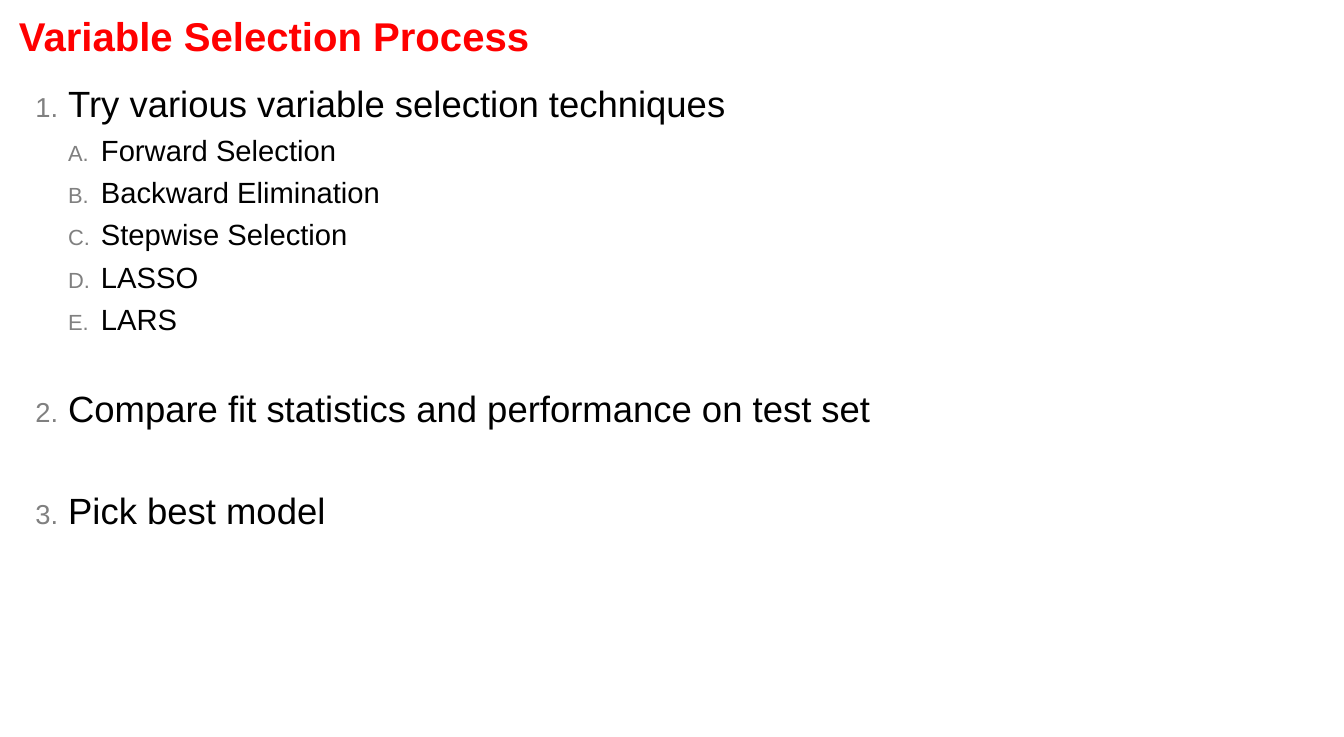
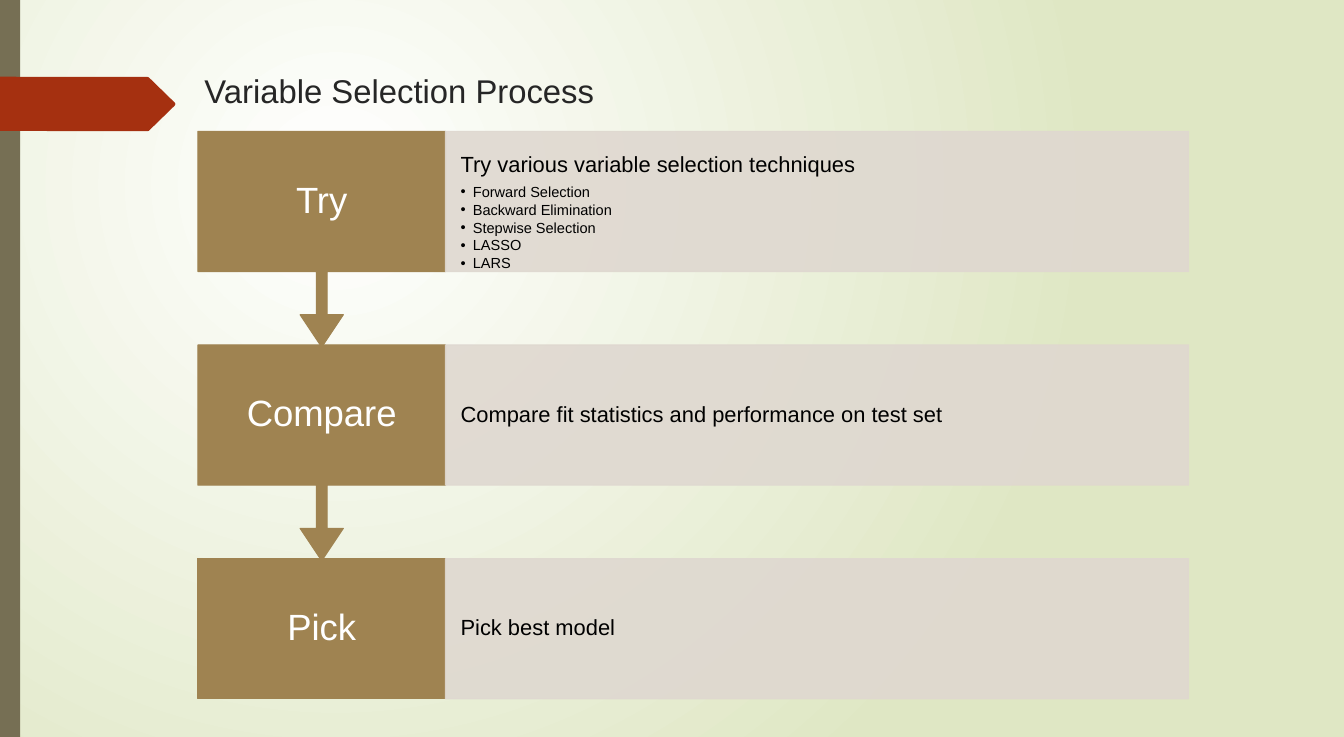
Before and after one commit to ngupta23/DS6372-PredictingPerformanceIntegratedCircuits1, a slide deck: slide 15 of Presentation/MSDS6372_Project1_Presentation.pptx. Drawn at 1344x737 pixels with LibreOffice and Linux fonts; fonts in the diff are those of the drawing. Boxes give left, top, right and bottom in pixels: in the first picture for what was removed or moved away, otherwise in the second. Text is boxed around its words. In the diff, an @@ line names an element or a change of style, - is before the commit and + after.

```diff
--- a/Presentation/MSDS6372_Project1_Presentation.pptx
+++ b/Presentation/MSDS6372_Project1_Presentation.pptx
@@ background #FFFFFF to gradient #FFFFFF to #DFE8C4 @@
@@ rectangle added at [0, 0, 1344, 737], fill gradient #FFFFFF to #DFE8C4 @@
@@ rectangle added at [0, 0, 20, 737], fill #766F54 @@
@@ freeform shape added at [0, 77, 175, 131], fill #A53010 @@
@@ title "Variable Selection Process": place and size @@
-title "Variable Selection Process" at [19, 22, 529, 52]
+title "Variable Selection Process" at [204, 79, 595, 104]
@@ title "Variable Selection Process" at [204, 79, 595, 104]: size 44 to 36 pt, text colour #FF0000 to #262626, bold off; line spacing 0.85 to 1; vertical alignment middle to top @@
@@ text removed at [68, 90, 870, 525] @@
-1. Try various variable selection techniques
-  A. Forward Selection
-  B. Backward Elimination
-  C. Stepwise Selection
-  D. LASSO
-  E. LARS
-2. Compare fit statistics and performance on test set
-3. Pick best model
@@ group added at [198, 131, 1189, 699]: 6 texts, 4 rectangles, 2 up arrow callouts @@
+Pick
+Pick best model
+Compare
+Compare fit statistics and performance on test set
+Try
+Try various variable selection techniques
+  • Forward Selection
+  • Backward Elimination
+  • Stepwise Selection
+  • LASSO
+  • LARS
@@ group added at [0, 150, 314, 737]: 10 freeform shapes @@
@@ group added at [3, 0, 263, 736]: 12 freeform shapes @@
```
Also in this commit, not shown: 20 other slides changed, 25 other files.
